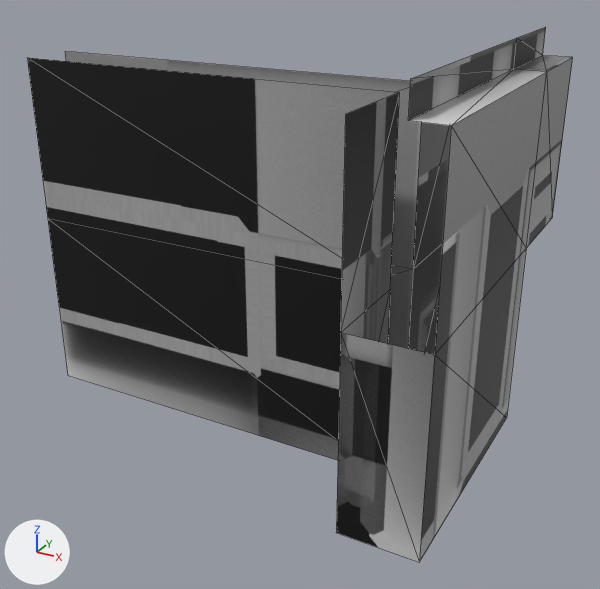
The glTF model src/assets/models/chamber.glb, before and after one commit.
The view is the same before and after, from a 50 mm camera at (-2.1, 1.89, 6.11) aimed at (-6.78, 10.4, 1.85). The axes (+X, +Y, +Z) are drawn at lower left. The lights are the same throughout. Mesh edges are drawn as thin lines. Vertices at the same position are counted once.

The older version as bpy lines, for what is in view:
```python
me_plane_001 = bpy.data.meshes.new('Plane.001')
me_plane_001.from_pydata(...)  # 34 vertices, 38 faces; spans x -4.79..1.08, y 0.0..4.45, z 0.0..4.8
me_plane_001.materials.append(mat_material_004)  # picture img_chamber
ob_plane_008 = bpy.data.objects.new('Plane.008', me_plane_001)
ob_plane_008.location = (-5.33, 8.33, 0.2)
```
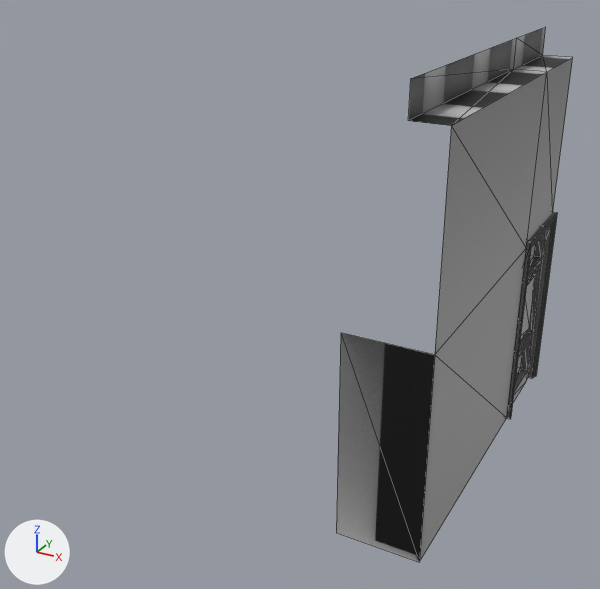
Where the change shows, as pixel boxes (x1, y1, x2, y2) in the pictures (600 x 589 px):
'Plane.008', reshaped (56% narrower)
    before: (27, 27, 573, 562)
    after: (336, 27, 573, 562)
part 1 of me_plane_001, added
    after: (513, 230, 547, 402)
part 2 of me_plane_001, added (black)
    after: (506, 212, 557, 419)
part 3 of me_plane_001, deleted
    before: (27, 51, 451, 460)
part 4 of me_plane_001, surface changed
    both: (336, 27, 573, 562)

What changed in the scene script:
```text
Change me_plane_001:
    used by ob_plane_008; location = (-5.33, 8.33, 0.2)
    remove me_plane_001.from_pydata(...)  # 34 vertices, 38 faces; spans x -4.79..1.08, y 0.0..4.45, z 0.0..4.8
    add me_plane_001.from_pydata(...)  # 115 vertices, 170 faces; spans x 0.14..1.14, y 0.0..4.45, z 0.0..4.8
    me_plane_001 part 1: a new loose piece of 56 vertices spanning x 0.96..1.05, y 3.2..4.37, z 0.0..2.38, in mat_material_004 (picture img_chamber)
    me_plane_001 part 2: a new loose piece of 40 vertices spanning x 0.59..1.14, y 3.12..4.45, z 0.0..2.47, in mat_material_004 (picture img_chamber)
    me_plane_001 part 3
    15 vertices are removed from x -4.79..0.14, y 0.0..4.45, z 0.0..4.46
    18 faces are deleted
    me_plane_001 part 4: 20 kept faces spanning x 0.14..1.08, y 0.0..4.45, z 0.0..4.8 get new texture (UV) coordinates
```
